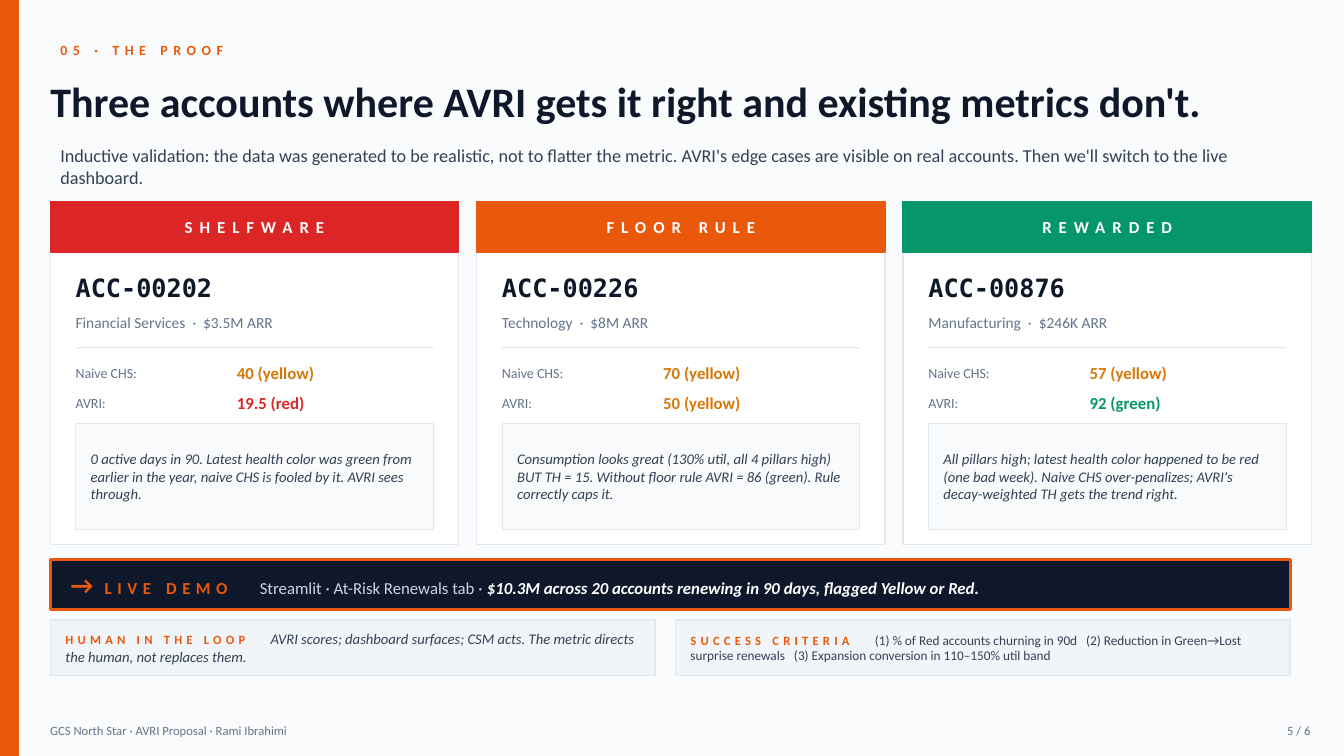
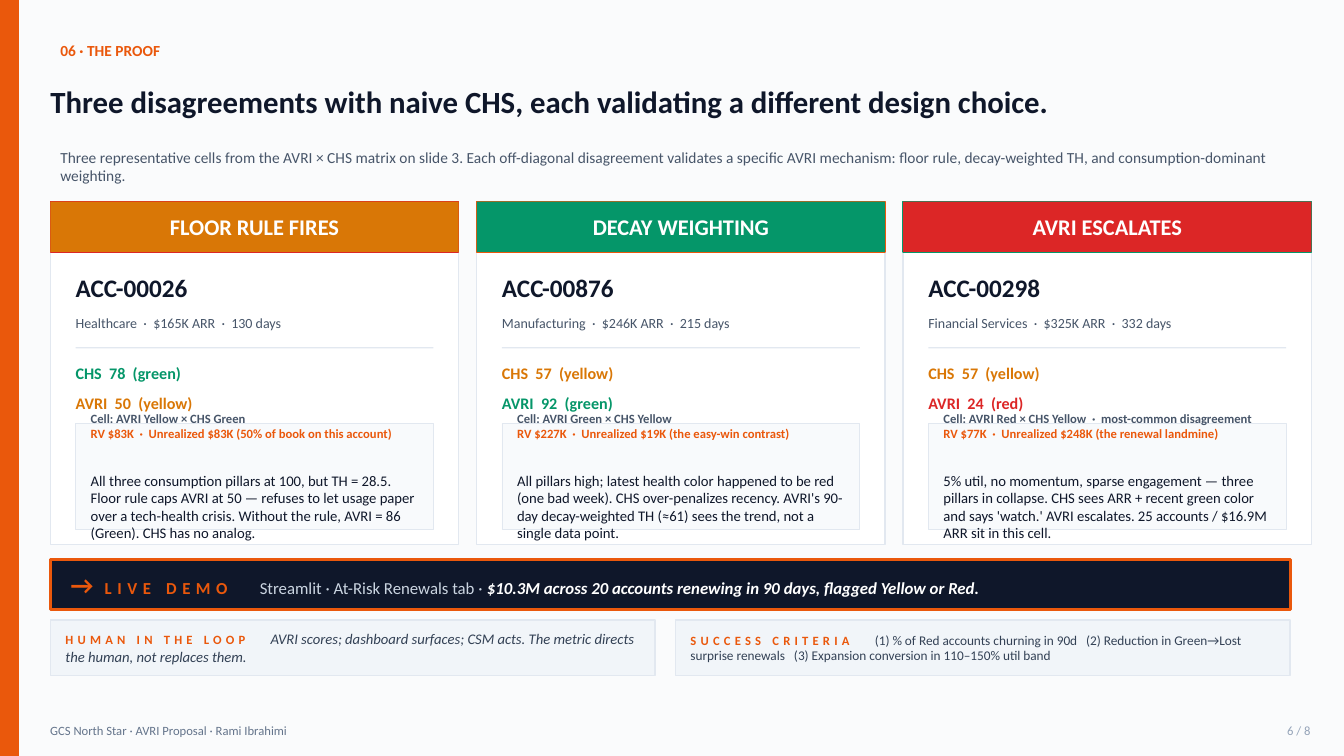
Before and after one commit to Averroes90/GCS-North-Star-Metric-, a slide deck: slide 6 of AVRI_Deck.pptx (slide 5 before the commit). Drawn at 1344x756 pixels with LibreOffice and Linux fonts; fonts in the diff are those of the drawing. Boxes give left, top, right and bottom in pixels: in the first picture for what was removed or moved away, otherwise in the second. Text is boxed around its words. In the diff, an @@ line names an element or a change of style, - is before the commit and + after.

```diff
--- a/AVRI_Deck.pptx
+++ b/AVRI_Deck.pptx
@@ text at (x1=60, y1=45, x2=160, y2=56): text changed; size 10 to 11 pt @@
-05 · THE PROOF
+06 · THE PROOF
@@ text at (x1=50, y1=91, x2=1048, y2=119): text changed; size 30 to 22 pt @@
-Three accounts where AVRI gets it right and existing metrics don't.
+Three disagreements with naive CHS, each validating a different design choice.
@@ text at (x1=60, y1=152, x2=1265, y2=184): text changed; size 13 to 11 pt; text colour #334155 to #475569 @@
-Inductive validation: the data was generated to be realistic, not to flatter the metric. AVRI's edge cases are visible on real accounts. Then we'll switch to the live dashboard.
+Three representative cells from the AVRI × CHS matrix on slide 3. Each off-diagonal disagreement validates a specific AVRI mechanism: floor rule, decay-weighted TH, and consumption-dominant weighting.
@@ rectangle "FLOOR RULE FIRES" at (x1=50, y1=202, x2=459, y2=252): fill none to #D97706 @@
@@ rectangle "DECAY WEIGHTING" resized from (x1=649, y1=471, x2=703, y2=484) to (x1=477, y1=202, x2=885, y2=252) @@
@@ rectangle "DECAY WEIGHTING" at (x1=477, y1=202, x2=885, y2=252): fill none to #059669 @@
@@ rectangle "AVRI ESCALATES" at (x1=903, y1=202, x2=1312, y2=252): fill none to #DC2626 @@
@@ text in rectangle at (x1=170, y1=220, x2=339, y2=235): text changed; size 12 to 16 pt @@
-SHELFWARE
+FLOOR RULE FIRES
@@ text in rectangle at (x1=593, y1=220, x2=769, y2=235): text changed; size 12 to 16 pt @@
-FLOOR RULE
+DECAY WEIGHTING
@@ text in rectangle at (x1=1033, y1=220, x2=1182, y2=235): text changed; size 12 to 16 pt @@
-REWARDED
+AVRI ESCALATES
@@ text at (x1=76, y1=279, x2=188, y2=297): text changed; font DejaVu Sans Mono to Calibri @@
-ACC-00202
+ACC-00026
@@ text at (x1=502, y1=279, x2=614, y2=297): text changed; font DejaVu Sans Mono to Calibri @@
-ACC-00226
+ACC-00876
@@ text at (x1=928, y1=279, x2=1040, y2=297): text changed; font DejaVu Sans Mono to Calibri @@
-ACC-00876
+ACC-00298
@@ text at (x1=76, y1=318, x2=281, y2=331): text changed; size 11 to 10 pt; text colour #64748B to #475569 @@
-Financial Services · $3.5M ARR
+Healthcare · $165K ARR · 130 days
@@ text at (x1=502, y1=318, x2=729, y2=331): text changed; size 11 to 10 pt; text colour #64748B to #475569 @@
-Technology · $8M ARR
+Manufacturing · $246K ARR · 215 days
@@ text at (x1=928, y1=318, x2=1171, y2=330): text changed; size 11 to 10 pt; text colour #64748B to #475569 @@
-Manufacturing · $246K ARR
+Financial Services · $325K ARR · 332 days
@@ text at (x1=76, y1=367, x2=181, y2=382): text changed; size 10 to 11.5 pt; text colour #64748B to #059669; bold on @@
-Naive CHS:
+CHS 78 (green)
@@ text removed at (x1=237, y1=366, x2=314, y2=382) @@
-40 (yellow)
@@ text at (x1=502, y1=367, x2=613, y2=382): text changed; size 10 to 11.5 pt; text colour #64748B to #D97706; bold on @@
-Naive CHS:
+CHS 57 (yellow)
@@ text removed at (x1=663, y1=366, x2=740, y2=382) @@
-70 (yellow)
@@ text at (x1=928, y1=367, x2=1039, y2=382): text changed; size 10 to 11.5 pt; text colour #64748B to #D97706; bold on @@
-Naive CHS:
+CHS 57 (yellow)
@@ text removed at (x1=1090, y1=366, x2=1166, y2=382) @@
-57 (yellow)
@@ text at (x1=76, y1=397, x2=192, y2=412): text changed; size 10 to 11.5 pt; text colour #64748B to #D97706; bold on @@
-AVRI:
+AVRI 50 (yellow)
@@ text at (x1=91, y1=414, x2=415, y2=541): text changed; text colour #334155 to #0F172A; italic off @@
-0 active days in 90. Latest health color was green from earlier in the year, naive CHS is fooled by it. AVRI sees through.
+Cell: AVRI Yellow × CHS Green
+RV $83K · Unrealized $83K (50% of book on this account)
+All three consumption pillars at 100, but TH = 28.5. Floor rule caps AVRI at 50 — refuses to let usage paper over a tech-health crisis. Without the rule, AVRI = 86 (Green). CHS has no analog.
@@ text removed at (x1=237, y1=397, x2=305, y2=412) @@
-19.5 (red)
@@ text at (x1=502, y1=397, x2=613, y2=412): text changed; size 10 to 11.5 pt; text colour #64748B to #059669; bold on @@
-AVRI:
+AVRI 92 (green)
@@ text at (x1=517, y1=414, x2=842, y2=541): text changed; text colour #334155 to #0F172A; italic off @@
-Consumption looks great (130% util, all 4 pillars high) BUT TH = 15. Without floor rule AVRI = 86 (green). Rule correctly caps it.
+Cell: AVRI Green × CHS Yellow
+RV $227K · Unrealized $19K (the easy-win contrast)
+All pillars high; latest health color happened to be red (one bad week). CHS over-penalizes recency. AVRI's 90-day decay-weighted TH (≈61) sees the trend, not a single data point.
@@ text removed at (x1=663, y1=396, x2=740, y2=412) @@
-50 (yellow)
@@ text at (x1=928, y1=397, x2=1023, y2=412): text changed; size 10 to 11.5 pt; text colour #64748B to #DC2626; bold on @@
-AVRI:
+AVRI 24 (red)
@@ text at (x1=943, y1=414, x2=1267, y2=538): text changed; text colour #334155 to #0F172A; italic off @@
-All pillars high; latest health color happened to be red (one bad week). Naive CHS over-penalizes; AVRI's decay-weighted TH gets the trend right.
+Cell: AVRI Red × CHS Yellow · most-common disagreement
+RV $77K · Unrealized $248K (the renewal landmine)
+5% util, no momentum, sparse engagement — three pillars in collapse. CHS sees ARR + recent green color and says 'watch.' AVRI escalates. 25 accounts / $16.9M ARR sit in this cell.
@@ text removed at (x1=1090, y1=396, x2=1160, y2=412) @@
-92 (green)
@@ text at (x1=1287, y1=726, x2=1310, y2=735): text changed; text colour #64748B to #94A3B8 @@
-5 / 6
+6 / 8
```
Also in this commit, not shown: 4 other slides changed, 2 slides added, 39 other files.
